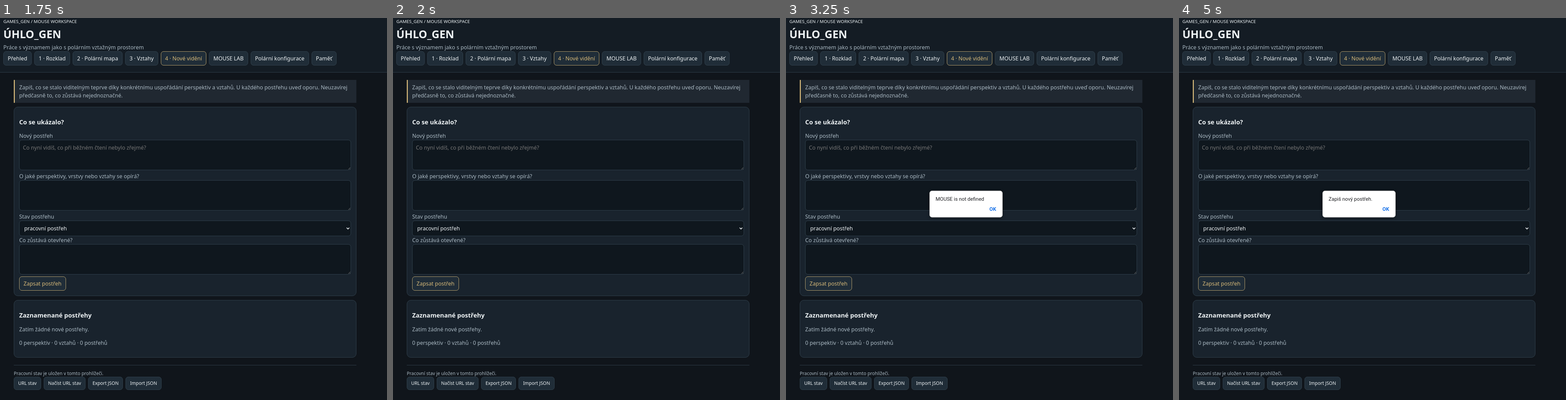
Above: before the commit, frames 1-4 (left to right).
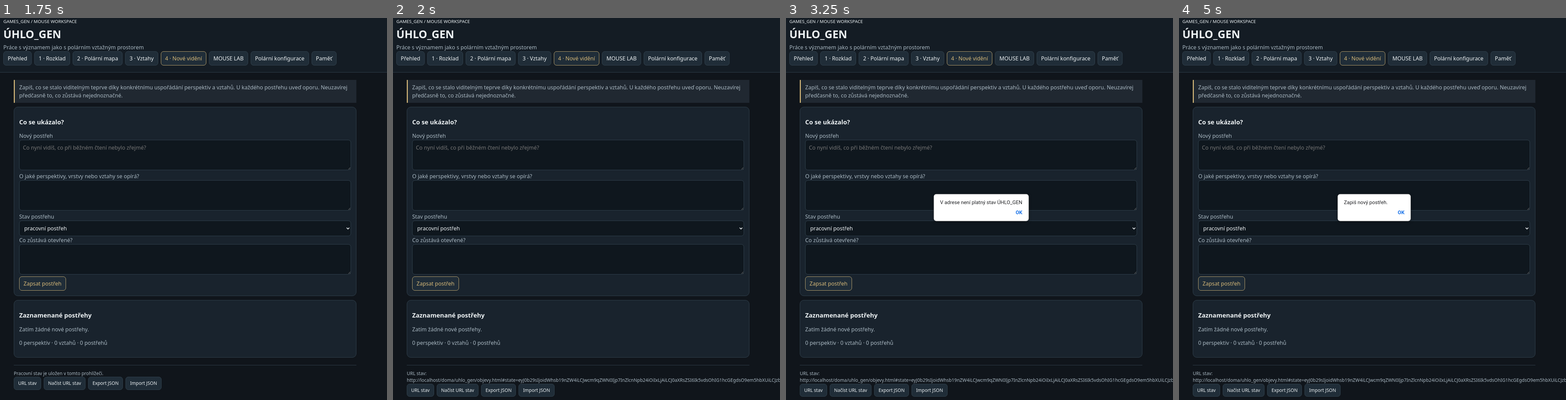
Above: after the commit, the same moments.

Repository: artmisanovak-prog/games_gen
Game: browser game, page doma/uhlo_gen/objevy.html
Same seed, same stepped clock (60 frames per second), same inputs: the game is played once before the commit and once after it. When the page shows a pop-up message, it is drawn as a white box for half a second while everything else waits; a line starting with > is the answer the replay typed.
Inputs:
- Up to frame 1 (1.75 s): click "4 · Nové vidění" at 1.27 s
- Up to frame 2 (2 s): click "URL stav" at 1.87 s
- Up to frame 3 (3.25 s): click "Import JSON" at 2.47 s; click "Načíst URL stav" at 3.07 s
- Up to frame 4 (5 s): click "Export JSON" at 3.67 s; click "URL stav" at 4.27 s; click "Zapsat postřeh" at 4.87 s

Frame 1 is identical in both runs. In frame 2, 1.7% of the frame differs, in the area x 3-100%, y 92-100%; in frame 3, 2.8%, in the area x 3-100%, y 45-100%; in frame 4, 2.7%.
Error before the commit: ReferenceError: MOUSE is not defined

Commit message:
Load shared MOUSE core in all UHLO GEN pages

Diff:
--- a/doma/uhlo_gen/objevy.html
+++ b/doma/uhlo_gen/objevy.html
@@ -1 +1 @@
-<!doctype html><html lang="cs"><head><meta charset="utf-8">< …(116 unchanged characters)… ylesheet" href="style.css"><script src="core.js"></script></head><body><script>n …(1170 unchanged characters)…
+<!doctype html><html lang="cs"><head><meta charset="utf-8">< …(116 unchanged characters)… ylesheet" href="style.css"><script src="../shared/mouse-core.js"></script><script src="core.js"></script></head><body><script>n …(1170 unchanged characters)…
